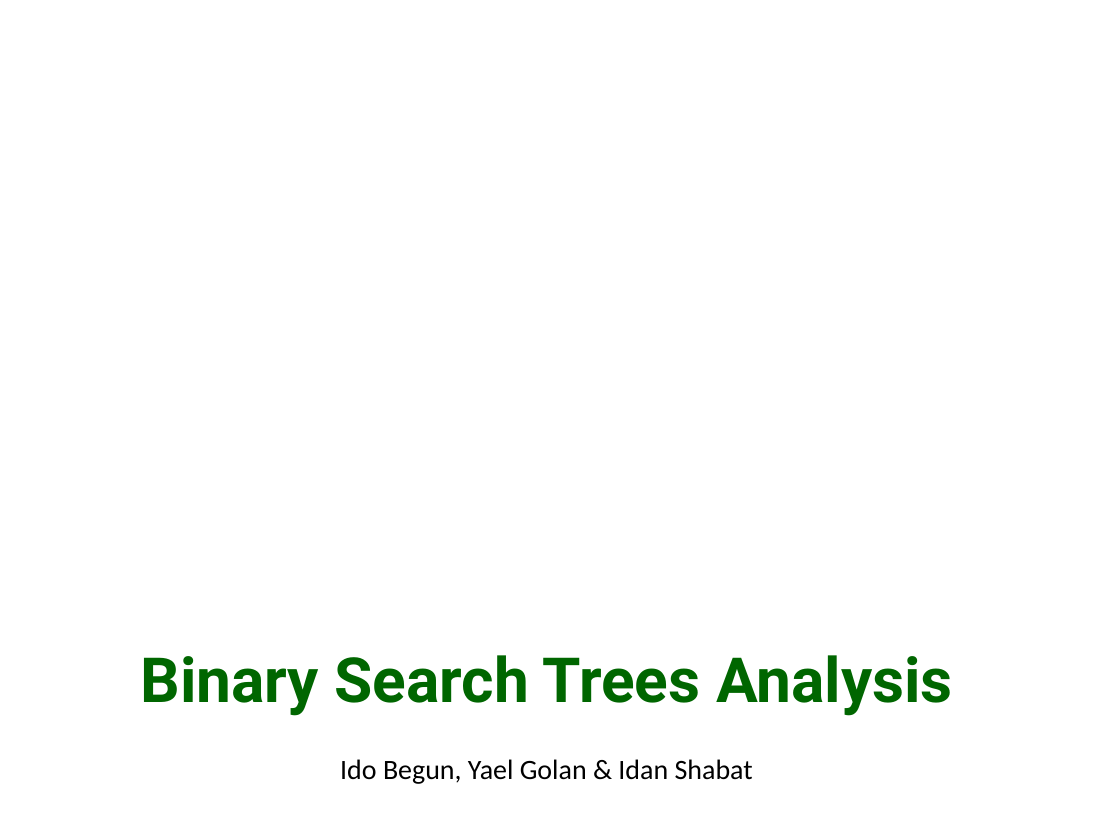
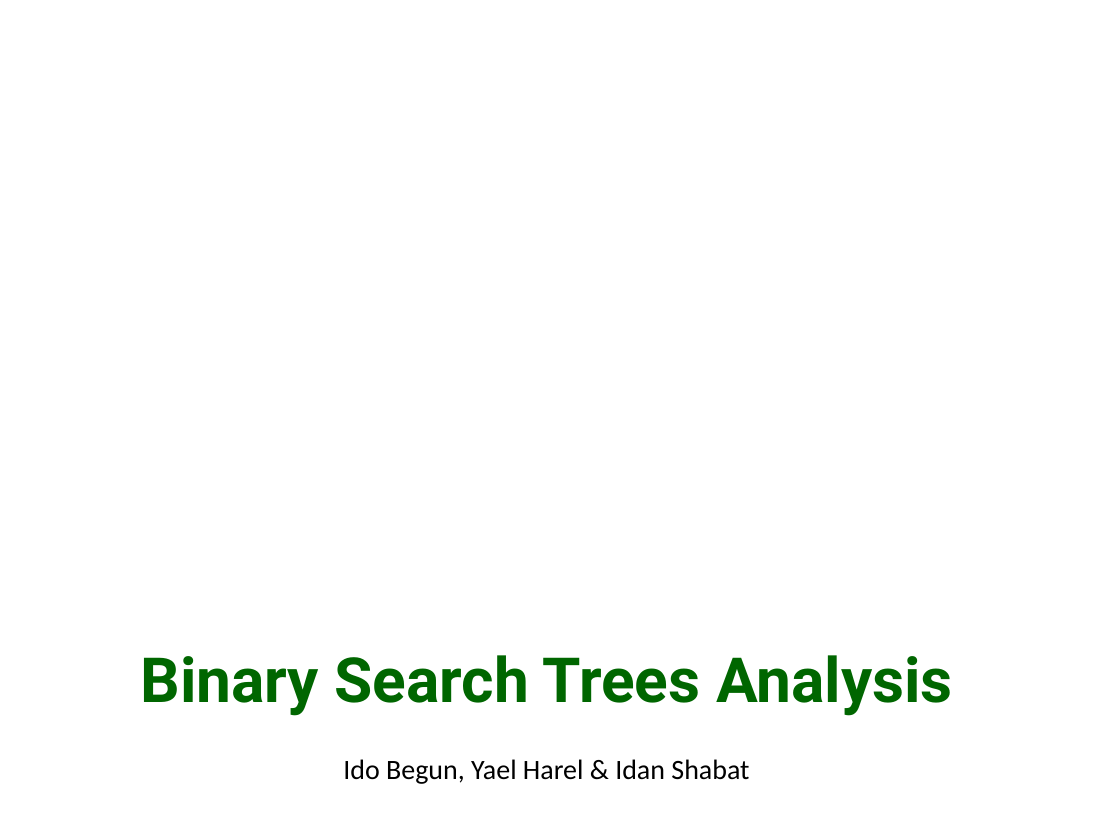
Before and after one commit to IdoBegun/PAAV_Project, a slide deck: slide 1 of Project Presentation.pptx. Drawn at 1120x840 pixels with LibreOffice and Linux fonts; fonts in the diff are those of the drawing; background and template pictures are left out. Boxes give left, top, right and bottom in pixels: in the first picture for what was removed or moved away, otherwise in the second. Text is boxed around its words. In the diff, an @@ line names an element or a change of style, - is before the commit and + after.

```diff
--- a/Project Presentation.pptx
+++ b/Project Presentation.pptx
@@ text at (343, 759, 749, 784): text changed @@
-Ido Begun, Yael Golan & Idan Shabat
+Ido Begun, Yael Harel & Idan Shabat
```
Also in this commit, not shown: 2 other slides changed, 1 other file.
